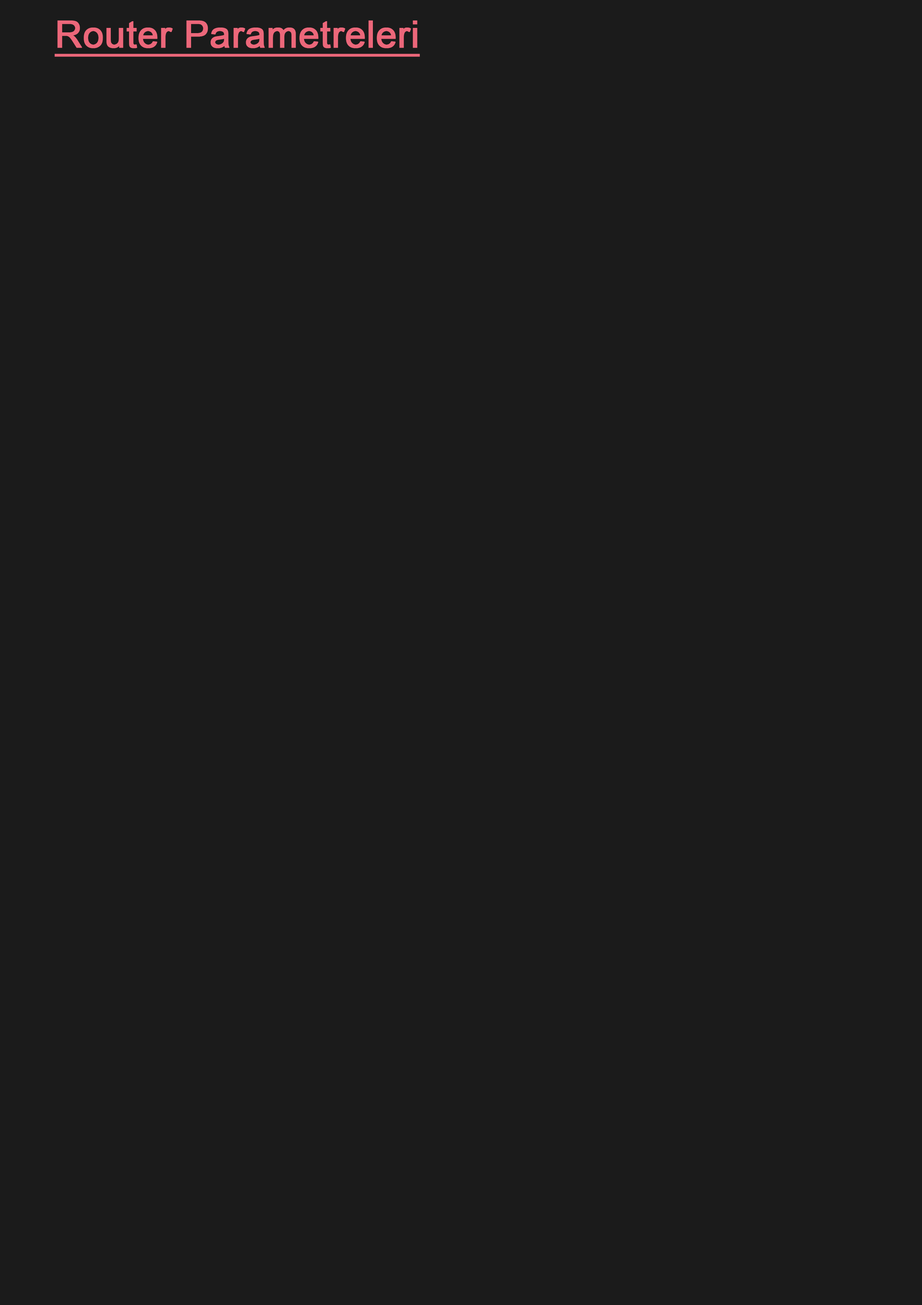
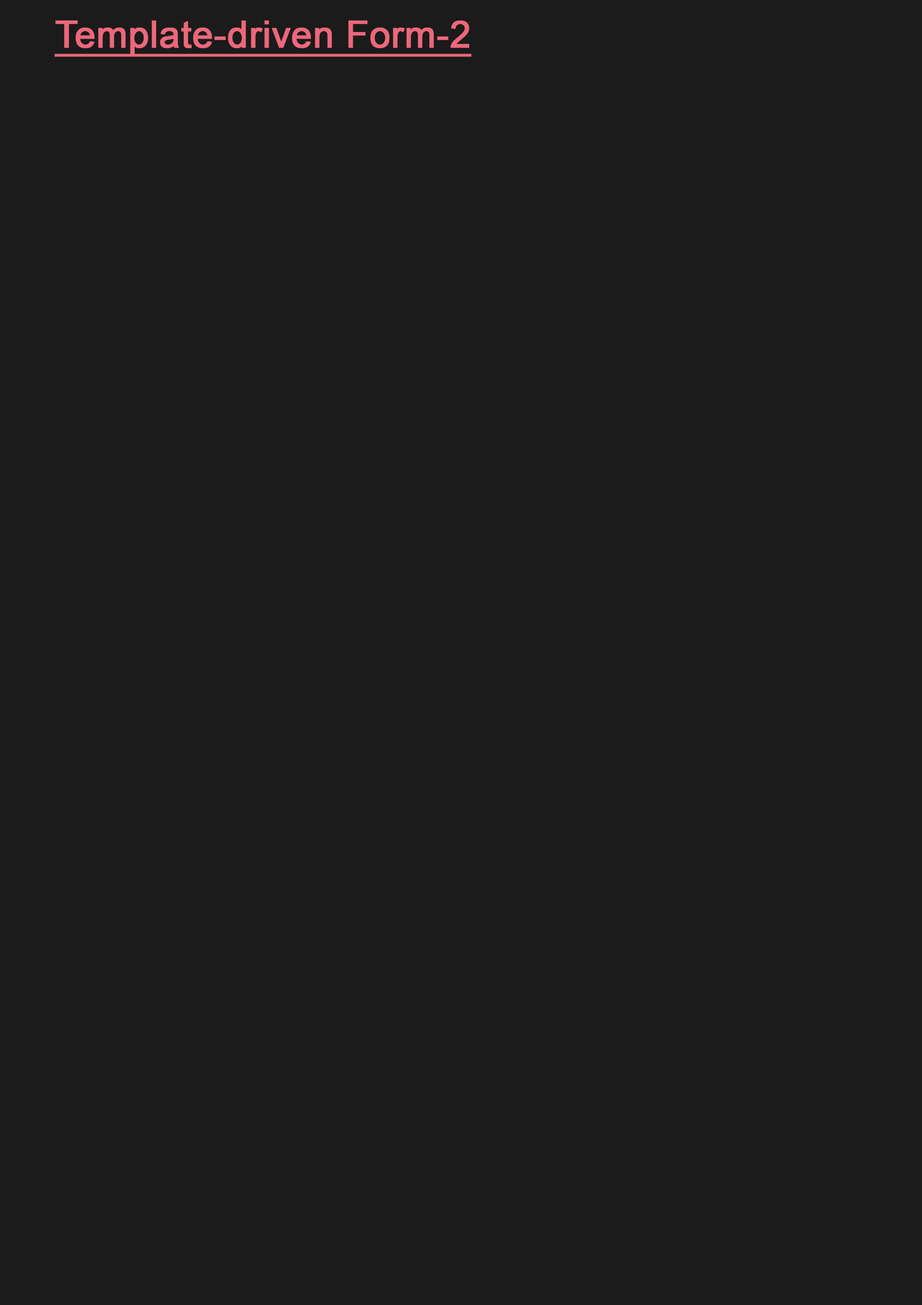
Layered file, before and after one edit (922×1305). Changes by layer:
renamed "Router Parametreleri" to "Template-driven Form-2", painted on it over [55, 20, 472, 57]
